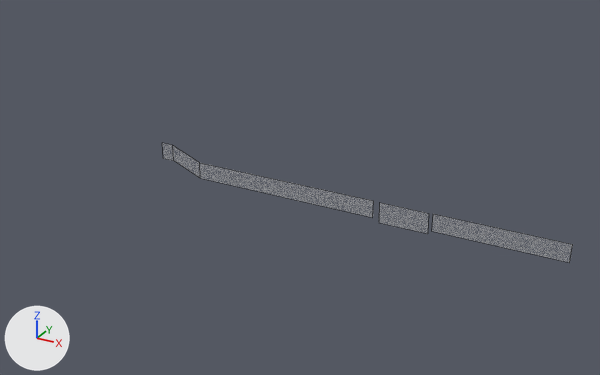
Before and after pictures for a commit that changed the FBX model Steel Heel Jam/Assets/Art/Meshes/Powerhouse/SM_Chainlink_01.fbx.
Rendered twice from a camera (50 mm lens) standing at (59.6, -110.7, 67.4) and looking at (-0.3, -1.8, 12.9). The lights are fixed; the arrows at lower left show +X, +Y and +Z. Mesh edges are drawn as thin lines.

Objects in the first picture: 'SM_Chainlink_01'.
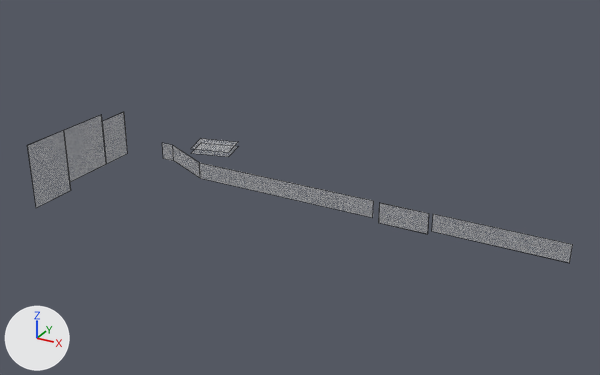
Diff of the bpy script that builds the scene:
```diff
--- a/Steel Heel Jam/Assets/Art/Meshes/Powerhouse/SM_Chainlink_01.fbx.py
+++ b/Steel Heel Jam/Assets/Art/Meshes/Powerhouse/SM_Chainlink_01.fbx.py
@@ me_plane_003 @@
 # used by ob_sm_chainlink_01; location = (0.0, 0.0, 0.0)
 # verts and faces of me_plane_003; kept vertices keep their numbers, new ones are numbered from 16
-me_plane_003.from_pydata(...)  # 16 vertices, 5 faces; spans x -40.9..40.8, y 14.3, z 1.4..8.1
+me_plane_003.from_pydata(...)  # 64 vertices, 18 faces; spans x -41.3..40.8, y -20.1..14.3, z 1.4..19.9
+# me_plane_003 part 1: the loose piece of 4 vertices spanning x 7.1..16.4, y 14.3, z 1.4..5.4 is copied, and the copy is moved by (0.0, -0.1, 0.0); it spans x 7.1..16.4, y 14.2, z 1.4..5.4
+# me_plane_003 part 2: the loose piece of 8 vertices spanning x -40.9..5.9, y 14.3, z 2.1..8.1 is copied, and the copy is moved by (0.0, -0.1, 0.0); it spans x -40.9..5.9, y 14.2, z 2.1..8.1
+# me_plane_003 part 3: the loose piece of 4 vertices spanning x 17.1..40.8, y 14.3, z 2.1..5.5 is copied, and the copy is moved by (0.0, -0.1, 0.0); it spans x 17.1..40.8, y 14.2, z 2.1..5.5
+# me_plane_003 part 4
+verts[16] = (-41.3, -11.6, 9.1)  # pixel (70, 182)
+verts[17] = (-41.3, -11.6, 18.9)  # pixel (63, 130)
+verts[18] = (-41.2, -11.6, 9.1)  # pixel (70, 182)
+verts[19] = (-41.2, -11.6, 18.9)  # pixel (64, 130)
+for new, old in zip([*range(20, 24)], [*range(16, 20)]): verts[new] = verts[old] + (0.0, 9.6, 0.0)
+verts[24] = (-41.3, -20.1, 7.5)  # pixel (36, 208)
+verts[25] = (-41.3, -20.1, 18.9)  # pixel (27, 145)
+verts[26] = (-41.2, -20.1, 7.5)  # pixel (36, 208)
+verts[27] = (-41.2, -20.1, 18.9)  # pixel (27, 145)
+for new, old in zip([*range(28, 32)], [*range(24, 28)]): verts[new] = verts[old] + (0.0, 8.4, 0.0)
+verts[32] = (-41.3, -1.9, 9.1)  # pixel (106, 164)
+verts[33] = (-41.3, -1.9, 17.5)  # pixel (102, 121)
+verts[34] = (-41.2, -1.9, 9.1)  # pixel (106, 164)
+verts[35] = (-41.2, -1.9, 17.5)  # pixel (102, 121)
+for new, old in zip([*range(36, 40)], [*range(32, 36)]): verts[new] = verts[old] + (0.0, 6.0, 0.0)
+faces += [(32, 33, 37, 36), (34, 38, 39, 35), (16, 17, 21, 20), (18, 22, 23, 19), (24, 25, 29, 28), (26, 30, 31, 27)]
+# me_plane_003 part 5
+verts[40] = (-16.5, -6.0, 19.9)  # pixel (200, 138)
+verts[41] = (-10.2, -4.4, 19.9)  # pixel (238, 141)
+verts[42] = (-15.2, -10.6, 19.9)  # pixel (190, 148)
+verts[43] = (-9.1, -8.9, 19.9)  # pixel (228, 152)
+verts[44] = (-16.5, -6.0, 19.1)  # pixel (201, 142)
+verts[45] = (-10.2, -4.3, 19.1)  # pixel (238, 146)
+verts[46] = (-15.2, -10.6, 19.1)  # pixel (190, 153)
+verts[47] = (-9.0, -9.0, 19.1)  # pixel (228, 156)
+faces += [(40, 42, 43, 41), (44, 45, 47, 46)]
 me_plane_003.materials.append(mat_m_chainlink_01)
```

Location of each change, [x1, y1, x2, y2] in pixels of the pictures (600 x 375 px):
'SM_Chainlink_01', reshaped (33% wider, 26% taller)
    before: [162, 143, 573, 263]
    after: [28, 112, 573, 263]
part 1 of me_plane_003, added
    after: [378, 203, 429, 234]
part 2 of me_plane_003, added
    after: [162, 143, 373, 218]
part 3 of me_plane_003, added
    after: [432, 214, 572, 263]
part 4 of me_plane_003, added
    after: [28, 112, 128, 208]
part 5 of me_plane_003, added
    after: [191, 138, 238, 157]
